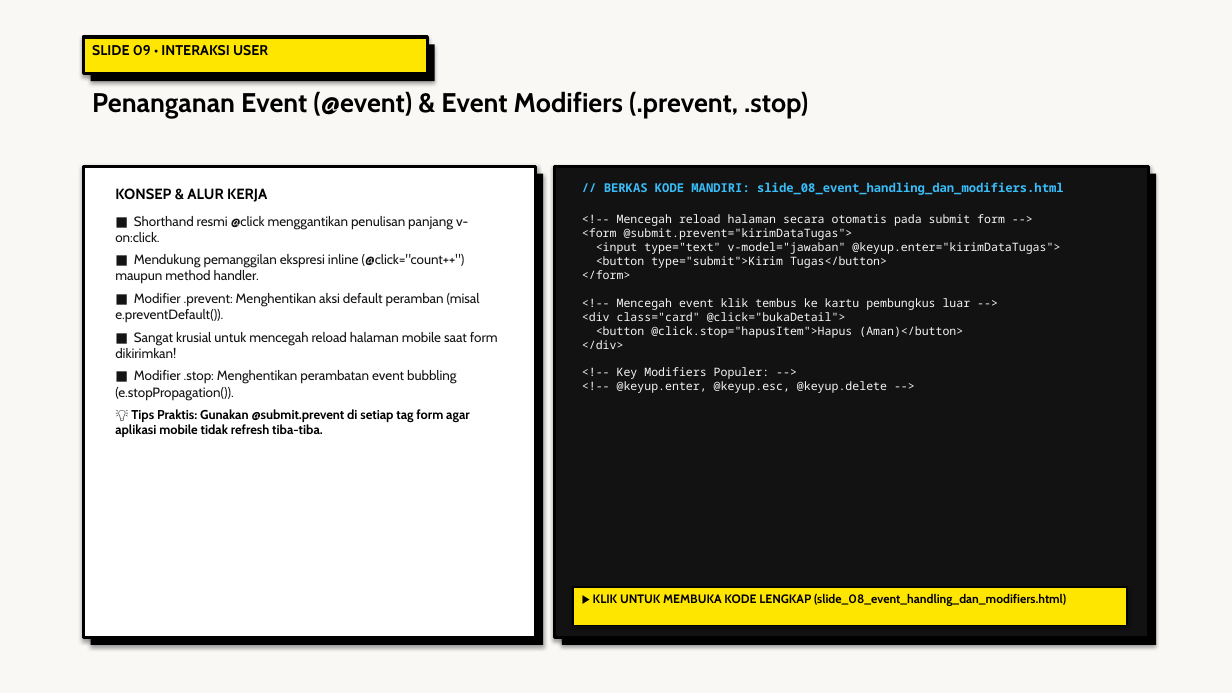
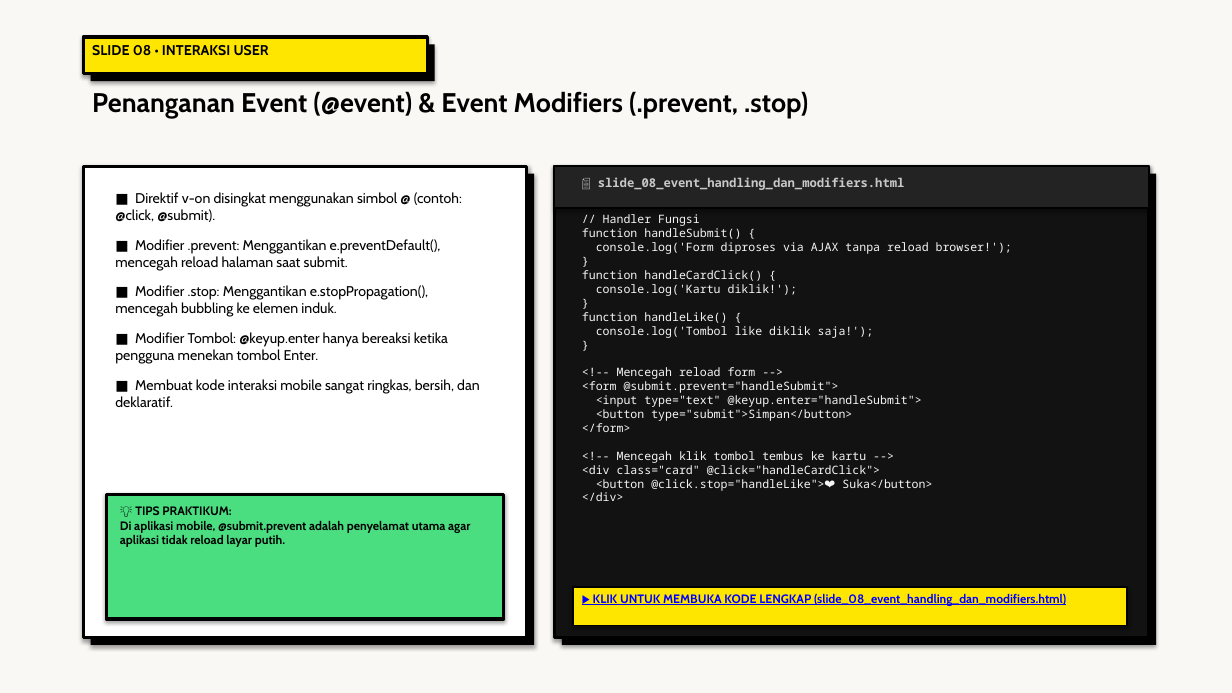
Before and after one commit to antonprafanto/tuweb_mobile2025, a slide deck: slide 8 of slide_presentasi/SESI_02_Frontend_Modern_Vue.pptx (slide 9 before the commit). Drawn at 1232x693 pixels with LibreOffice and Linux fonts; fonts in the diff are those of the drawing. Boxes give left, top, right and bottom in pixels: in the first picture for what was removed or moved away, otherwise in the second. Text is boxed around its words. In the diff, an @@ line names an element or a change of style, - is before the commit and + after.

Commit message:
feat(sesi-02): audit tuntas 18 file html ramah awam diagram svg pptx neobrutalism dan naskah mermaid

```diff
--- a/slide_presentasi/SESI_02_Frontend_Modern_Vue.pptx
+++ b/slide_presentasi/SESI_02_Frontend_Modern_Vue.pptx
@@ text at bbox=[92, 45, 269, 56]: text changed @@
-SLIDE 09 • INTERAKSI USER
+SLIDE 08 • INTERAKSI USER
@@ rectangle: place and size @@
-rectangle at bbox=[83, 166, 536, 638]
+rectangle at bbox=[83, 166, 527, 638]
@@ rectangle: place and size @@
-rectangle at bbox=[91, 174, 543, 645]
+rectangle at bbox=[91, 174, 534, 645]
@@ rectangle added at bbox=[555, 166, 1149, 208], fill #232323, outline #000000 1.5 pt @@
@@ text at bbox=[598, 177, 905, 190]: text changed; text colour #38BDF8 to #C8C8C8 @@
-// BERKAS KODE MANDIRI: slide_08_event_handling_dan_modifiers.html
+📄 slide_08_event_handling_dan_modifiers.html
@@ text removed at bbox=[115, 188, 498, 437] @@
-KONSEP & ALUR KERJA
-■ Shorthand resmi @click menggantikan penulisan panjang v-on:click.
-■ Mendukung pemanggilan ekspresi inline (@click="count++") maupun method handler.
-■ Modifier .prevent: Menghentikan aksi default peramban (misal e.preventDefault()).
-■ Sangat krusial untuk mencegah reload halaman mobile saat form dikirimkan!
-■ Modifier .stop: Menghentikan perambatan event bubbling (e.stopPropagation()).
-💡 Tips Praktis: Gunakan @submit.prevent di setiap tag form agar aplikasi mobile tidak refresh tiba-tiba.
@@ text added at bbox=[115, 192, 480, 407], 11 pt, text #000000 @@
+■ Direktif v-on disingkat menggunakan simbol @ (contoh: @click, @submit).
+■ Modifier .prevent: Menggantikan e.preventDefault(), mencegah reload halaman saat submit.
+■ Modifier .stop: Menggantikan e.stopPropagation(), mencegah bubbling ke elemen induk.
+■ Modifier Tombol: @keyup.enter hanya bereaksi ketika pengguna menekan tombol Enter.
+■ Membuat kode interaksi mobile sangat ringkas, bersih, dan deklaratif.
@@ text at bbox=[582, 214, 1012, 421]: text changed @@
-<!-- Mencegah reload halaman secara otomatis pada submit form -->
-<form @submit.prevent="kirimDataTugas">
-<input type="text" v-model="jawaban" @keyup.enter="kirimDataTugas">
-<button type="submit">Kirim Tugas</button>
+// Handler Fungsi
+function handleSubmit() {
+console.log('Form diproses via AJAX tanpa reload browser!');
+}
+function handleCardClick() {
+console.log('Kartu diklik!');
+}
+function handleLike() {
+console.log('Tombol like diklik saja!');
+}
+<!-- Mencegah reload form -->
+<form @submit.prevent="handleSubmit">
+<input type="text" @keyup.enter="handleSubmit">
+<button type="submit">Simpan</button>
@@ text at bbox=[617, 367, 887, 393]: paragraphs removed @@
-<!-- Key Modifiers Populer: -->
-<!-- @keyup.enter, @keyup.esc, @keyup.delete -->
@@ text at bbox=[582, 451, 932, 491]: text changed @@
-<!-- Mencegah event klik tembus ke kartu pembungkus luar -->
-<div class="card" @click="bukaDetail">
-<button @click.stop="hapusItem">Hapus (Aman)</button>
+<!-- Mencegah klik tombol tembus ke kartu -->
+<div class="card" @click="handleCardClick">
+<button @click.stop="handleLike">❤️ Suka</button>
@@ rectangle added at bbox=[106, 494, 504, 619], fill #4ADE80, outline #000000 2.5 pt @@
@@ text added at bbox=[120, 506, 470, 547], 9.5 pt, text #000000, bold @@
+💡 TIPS PRAKTIKUM:
+Di aplikasi mobile, @submit.prevent adalah penyelamat utama agar aplikasi tidak reload layar putih.
@@ text "▶ KLIK UNTUK MEMBUKA KODE ..." at bbox=[593, 594, 1066, 606]: text colour #000000 to #0000FF, underline on @@
```
Also in this commit, not shown: 15 other slides changed, 2 slides added, 2 slides removed, 21 other files.
